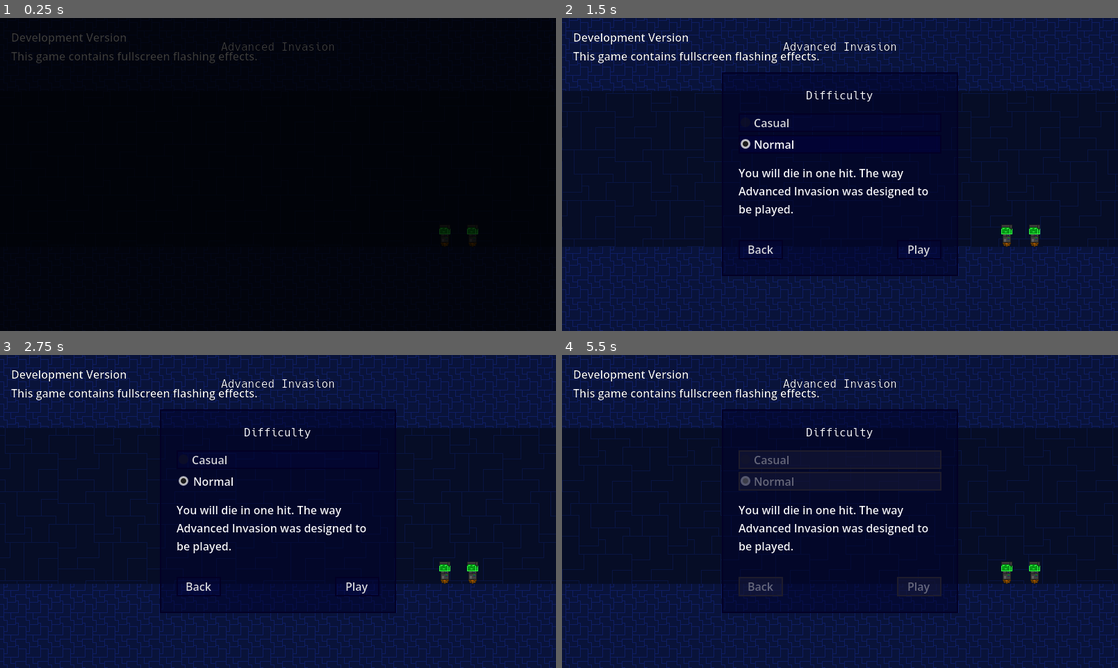
Above: before the commit, frames 1-4 (two rows, left to right).
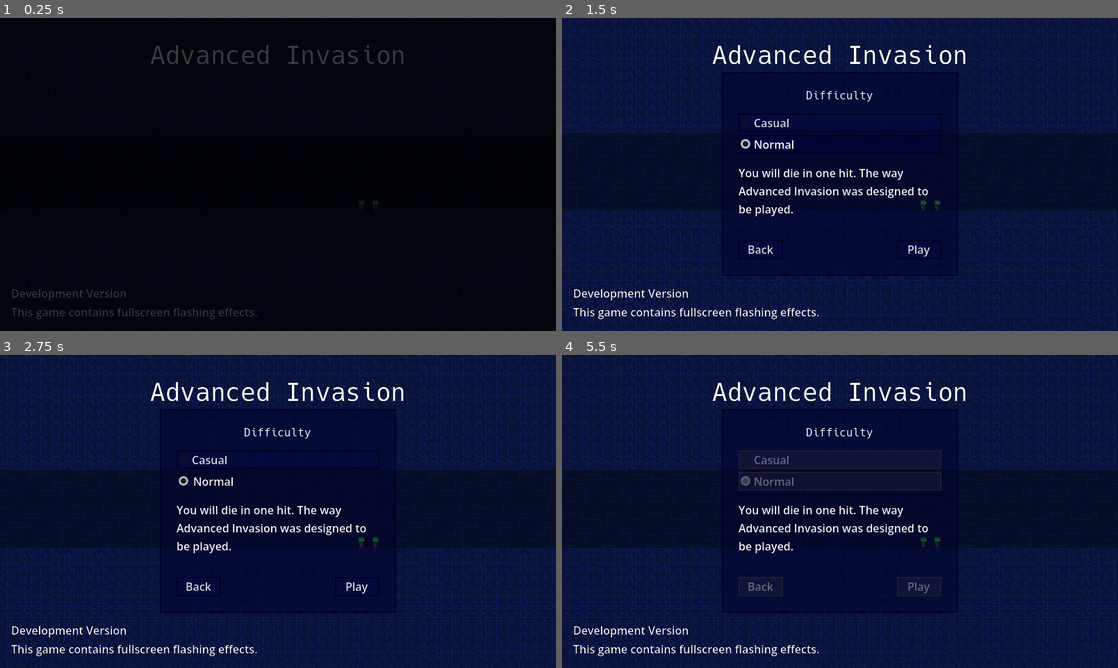
Above: after the commit, the same moments.

Repository: SpeedyVelcro/advanced-invasion
Game: Godot game, scene res://Main.tscn
Two runs of this game, one before a commit and one after it. Both use one fixed random seed, a clock stepped at 60 frames per second and the inputs below. Sound files missing from this copy of the repository are replaced by a short silence.
Inputs (mouse positions are in pixels of both pictures, inside the frame that each line leads up to):
- Up to frame 1 (0.25 s): no input
- Up to frame 2 (1.5 s): tap Enter (ui_accept) at 0.5 s; move the mouse to (962, 158) at 0.52 s; hold D (move_right) 0.53-1.25 s; tap Space (attack) at 0.6 s; click (962, 158) at 0.67 s; tap W (jump) at 0.77 s; click "New Game" at 1.25 s
- Up to frame 3 (2.75 s): click "Normal" at 2 s
- Up to frame 4 (5.5 s): click "Normal" at 2.75 s; click "Play" at 3.5 s; drag from (728, 527) to (812, 574) at 4.27 s; move the mouse to (895, 442) at 5.02 s; hold A (move_left) from 5.03 s (still down); tap Mouse wheel up (zoom_in) at 5.1 s

The runs differ from the first frame. In frame 1, 1.7% of the frame differs, in the area x 2-86%, y 4-97%; in frame 2, 17%; in frame 3, 17%, in the area x 0-100%, y 0-100%; in frame 4, 17%.

Commit message:
Fix camera zooms on high resolution

Diff:
--- a/GUI/MainMenu/MainMenu.tscn
+++ b/GUI/MainMenu/MainMenu.tscn
@@ -11,6 +11,7 @@
 [ext_resource type="Script" uid="uid://q556kuuqjbtq" path="res://addons/sv_options_menu/ui/ui_scaling_sub_viewport/ui_scaling_sub_viewport.gd" id="8_i7lx1"]
 [ext_resource type="PackedScene" uid="uid://g4hx2iqhrajh" path="res://GUI/Jukebox/Jukebox.tscn" id="9"]
 [ext_resource type="PackedScene" path="res://GUI/AchievementsMenu/AchievementsMenu.tscn" id="10"]
+[ext_resource type="FontFile" uid="uid://cuw4x3c2ikql3" path="res://Font/Hack/Hack-Regular.ttf" id="10_o7vgm"]
 [ext_resource type="PackedScene" uid="uid://c4ub7ekaomtov" path="res://GUI/Options/Options.tscn" id="11"]
 [ext_resource type="TileSet" uid="uid://bnjapbrd2happ" path="res://Tile/NormalTile/NormalWall.tres" id="12"]
 [ext_resource type="Texture2D" uid="uid://bv5yg0pbiaycv" path="res://Art/Character/Militia/MilitiaLeft.png" id="13"]
@@ -19,6 +20,10 @@
 [ext_resource type="PackedScene" uid="uid://c21ufj6ajia5g" path="res://Game/CameraPlayer/CameraPlayer.tscn" id="16"]
 [ext_resource type="PackedScene" path="res://GUI/Integration/IntegrationMenu.tscn" id="17"]
 [ext_resource type="FontFile" path="res://Font/Hack/HackSmallHeader.tres" id="18"]
+
+[sub_resource type="LabelSettings" id="LabelSettings_n4y2n"]
+font = ExtResource("10_o7vgm")
+font_size = 36
 
 [sub_resource type="Animation" id="1"]
 resource_name = "hide"
@@ -221,6 +226,7 @@
 offset_bottom = 300.0
 theme_override_fonts/font = ExtResource("4")
 text = "Advanced Invasion"
+label_settings = SubResource("LabelSettings_n4y2n")
 horizontal_alignment = 1
 
 [node name="StartPrompt" type="Control" parent="CanvasLayer/SubViewportContainer/UIScalingSubViewport" unique_id=1064318338]
@@ -294,10 +300,13 @@
 grow_vertical = 2
 
 [node name="VBoxContainer" type="VBoxContainer" parent="CanvasLayer/SubViewportContainer/UIScalingSubViewport" unique_id=1099388602]
+anchors_preset = -1
+anchor_top = 1.0
+anchor_bottom = 1.0
 offset_left = 16.0
-offset_top = 16.0
 offset_right = 371.0
-offset_bottom = 96.0
+offset_bottom = -16.0
+grow_vertical = 0
 
 [node name="VersionNumber" type="Label" parent="CanvasLayer/SubViewportContainer/UIScalingSubViewport/VBoxContainer" unique_id=1824073452]
 layout_mode = 2
--- a/Game/CameraPlayer/CameraPlayer.gd
+++ b/Game/CameraPlayer/CameraPlayer.gd
@@ -16,21 +16,35 @@
 		#Vector2(1.0/3.0, 1.0/3.0)], # 3x zoom
 	#]
 # TODO: This will probably break on super high resolutions and show out of bounds areas. Probably need a way to calculate this stuff programmatically.
+## @deprecated
 var ZOOM_LEVELS = [
-		[Vector2(2.0, 2.0), # 2x zoom
-		Vector2(1.0, 1.0)], # 1x zoom
+		[Vector2(2.0, 2.0),
+		Vector2(1.0, 1.0)],
 
-		[Vector2(3.0, 3.0), # 3x zoom
-		Vector2(2.0, 2.0)], # 2x zoom
+		[Vector2(3.0, 3.0),
+		Vector2(2.0, 2.0)],
 
-		[Vector2(4.0, 4.0), # 4x zoom
-		Vector2(3.0, 3.0)], # 3x zoom
+		[Vector2(4.0, 4.0),
+		Vector2(2.0, 2.0)],
+
+		[Vector2(4.0, 4.0),
+		Vector2(3.0, 3.0)],
+
+		[Vector2(5.0, 5.0),
+		Vector2(3.0, 3.0)],
+
+		[Vector2(8.0, 8.0),
+		Vector2(4.0, 4.0)]
 	]
 # ZOOM_MIN_RESOLUTION[i] corresponds to ZOOM_LEVELS[i - 1] because ZOOM_LEVELS[0]
 # has no minimum resolution.
+## @deprecated
 var ZOOM_MIN_RESOLUTION = [
 	Vector2(1280, 720),
-	Vector2(1920, 1080)
+	Vector2(1920, 1080),
+	Vector2(2560, 1440),
+	Vector2(3200, 1800),
+	Vector2(3840, 2160)
 ]
 var zoom_levels = ZOOM_LEVELS[0] # Updated by viewport size change
 const ZOOM_DURATION = 0.2
@@ -114,7 +128,8 @@
 				zoom_out()
 
 func _on_viewport_size_changed():
-	var viewport_size = get_viewport().size
+	var window = get_window()
+	var viewport_size = window.content_scale_size if window.content_scale_size.x > 0 and window.content_scale_size.y > 0 else window.size
 	# End any currently running tweens
 	if _current_tween != null and _current_tween.is_valid():
 		_current_tween.kill()
@@ -125,11 +140,16 @@
 		if zoom.x >= zoom_levels[i].x and zoom.y >= zoom_levels[i].y:
 			current_level = i
 	# Choose new set of zoom levels
-	var chosen_levels = 0
-	for i in range(1, ZOOM_LEVELS.size()):
-		var test_size = ZOOM_MIN_RESOLUTION[i-1]
-		if viewport_size.x >= test_size.x or viewport_size.y >= test_size.y:
-			chosen_levels = i
-	zoom_levels = ZOOM_LEVELS[chosen_levels]
+	#var chosen_levels = 0
+	#for i in range(1, ZOOM_LEVELS.size()):
+		#var test_size = ZOOM_MIN_RESOLUTION[i-1]
+		#if viewport_size.x >= test_size.x or viewport_size.y >= test_size.y:
+			#chosen_levels = i
+	var zoom_levels_num = [
+		3.0,
+		1.5
+	]
+	zoom_levels_num = zoom_levels_num.map(func(x): return ceil(x * max(viewport_size.x / 1280, viewport_size.y / 720)))
+	zoom_levels = zoom_levels_num.map(func(x): return Vector2(x, x))
 	# Finally update current zoom
 	zoom = zoom_levels[current_level]
